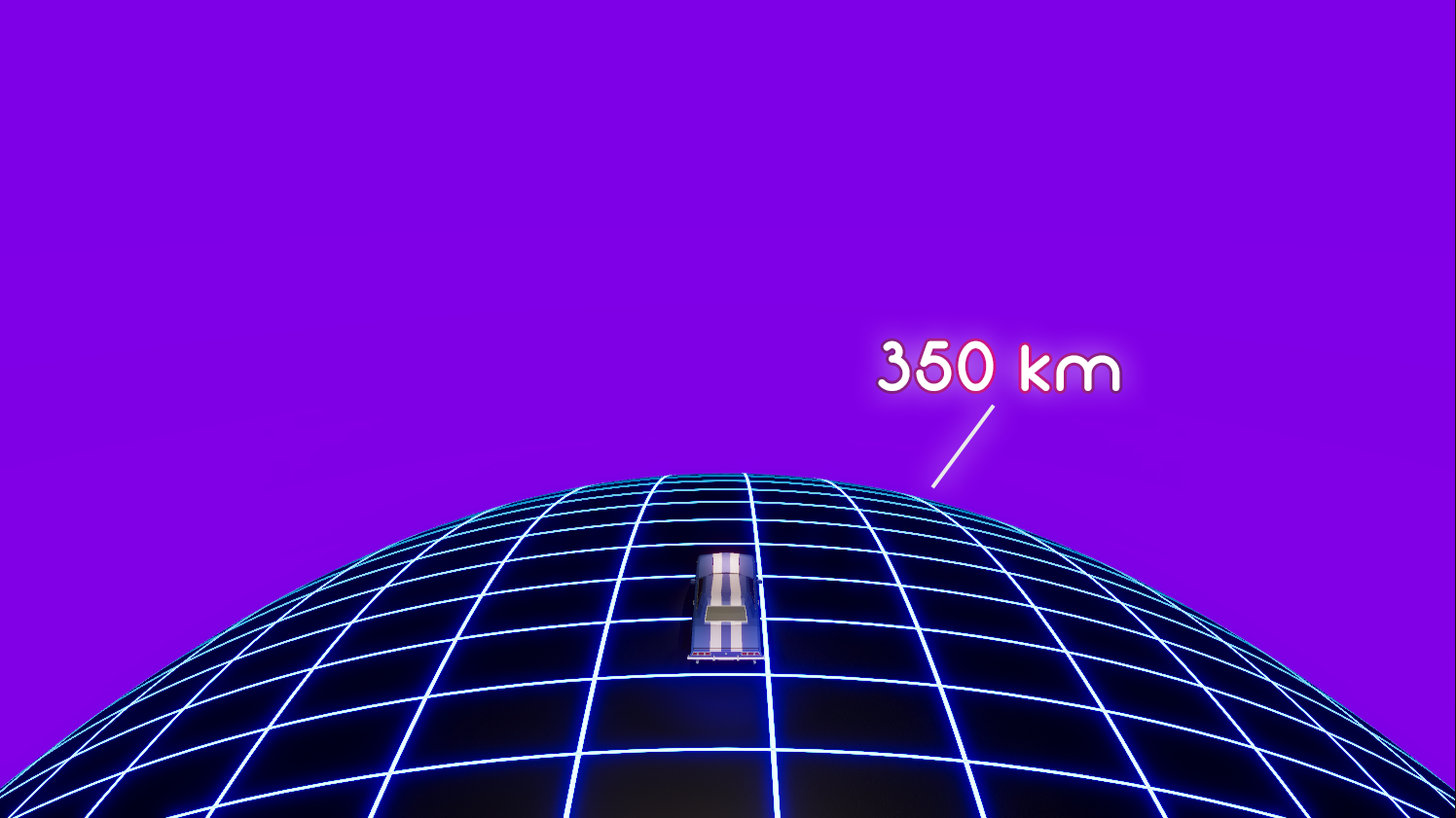
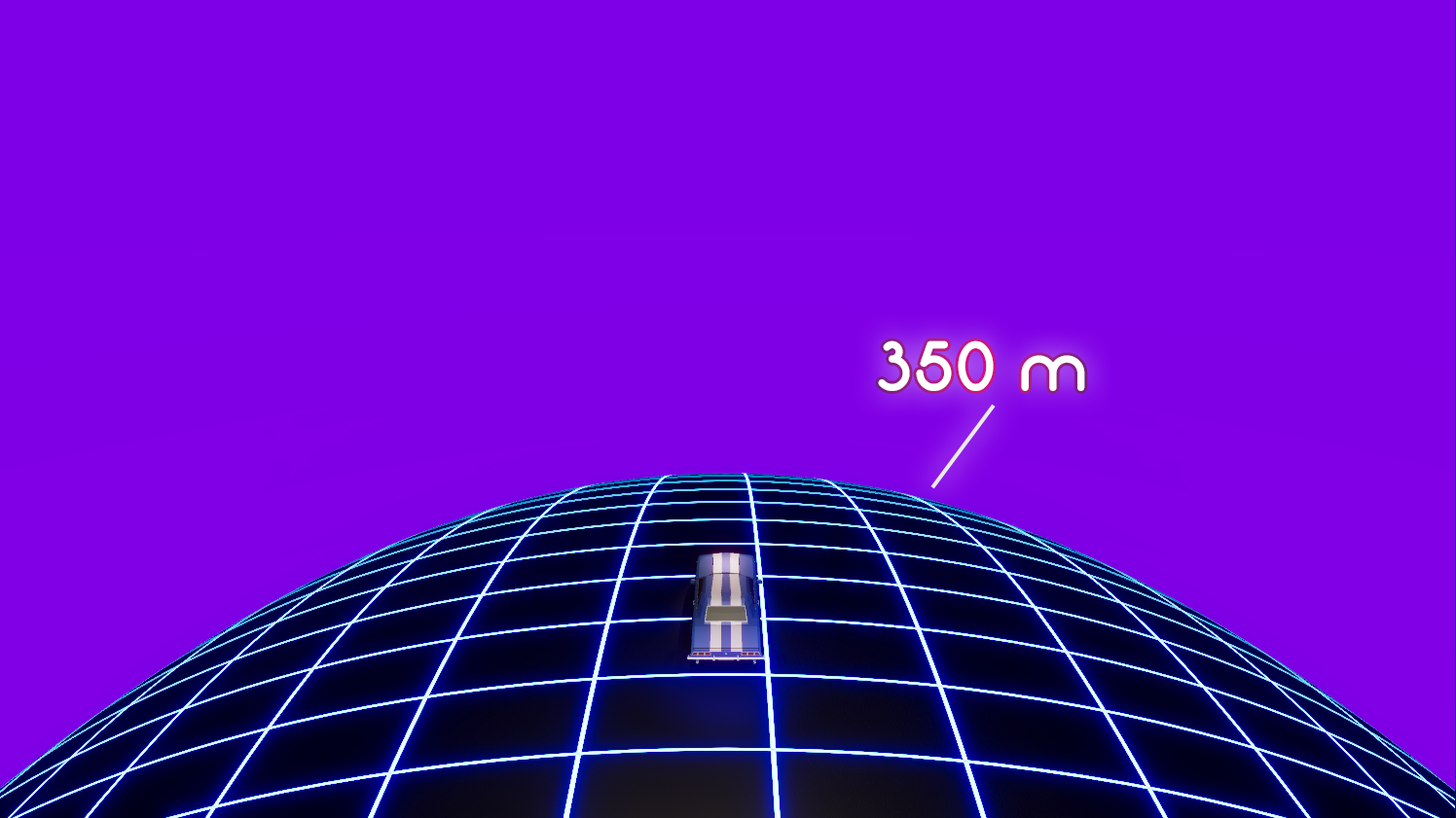
Two versions of the same layered image (1456px x 818px). Layer-by-layer changes:
renamed "350 km" to "350 m", painted on it over [891,340,1121,392]
